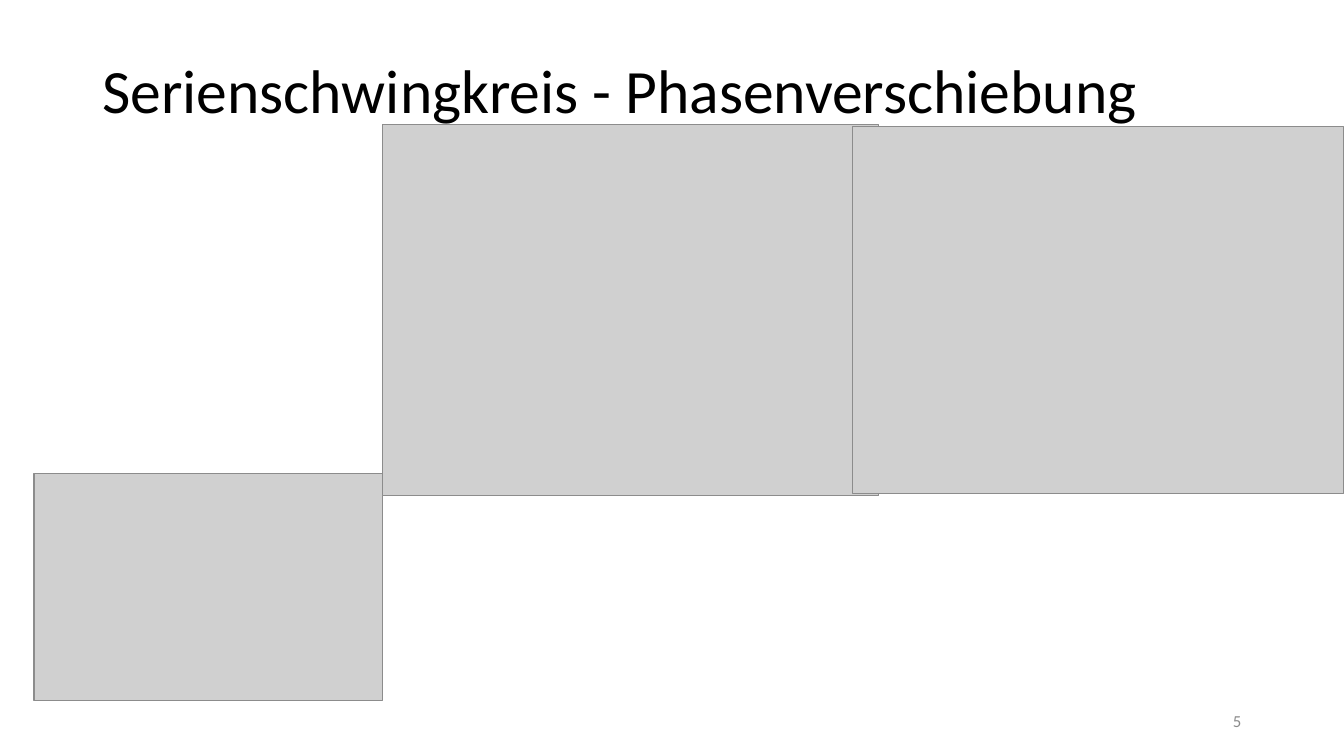
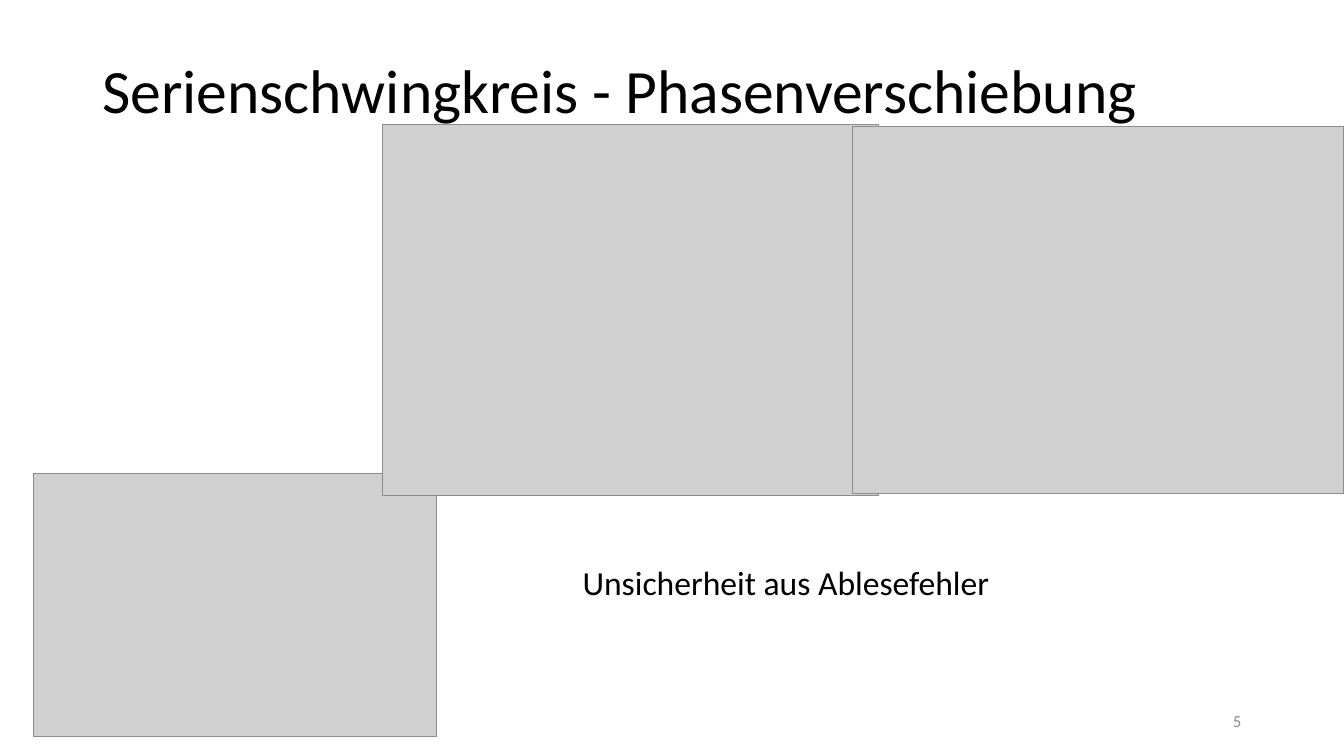
Before and after one commit to thewhitecat/grundpraktikum1, a slide deck: slide 5 of grundpraktikum2/E-Lehre/E-Lehre.pptx. Drawn at 1344x756 pixels with LibreOffice and Linux fonts; fonts in the diff are those of the drawing; grey boxes stand for pictures. Boxes give left, top, right and bottom in pixels: in the first picture for what was removed or moved away, otherwise in the second. Text is boxed around its words. In the diff, an @@ line names an element or a change of style, - is before the commit and + after.

```diff
--- a/grundpraktikum2/E-Lehre/E-Lehre.pptx
+++ b/grundpraktikum2/E-Lehre/E-Lehre.pptx
@@ picture: place and size @@
-picture at <box>34,474,382,701</box>
+picture at <box>34,474,438,737</box>
@@ text added at <box>583,571,989,596</box>, 24 pt, text #000000 @@
+Unsicherheit aus Ablesefehler
```
Also in this commit, not shown: 2 other slides changed, 1 slide added.
